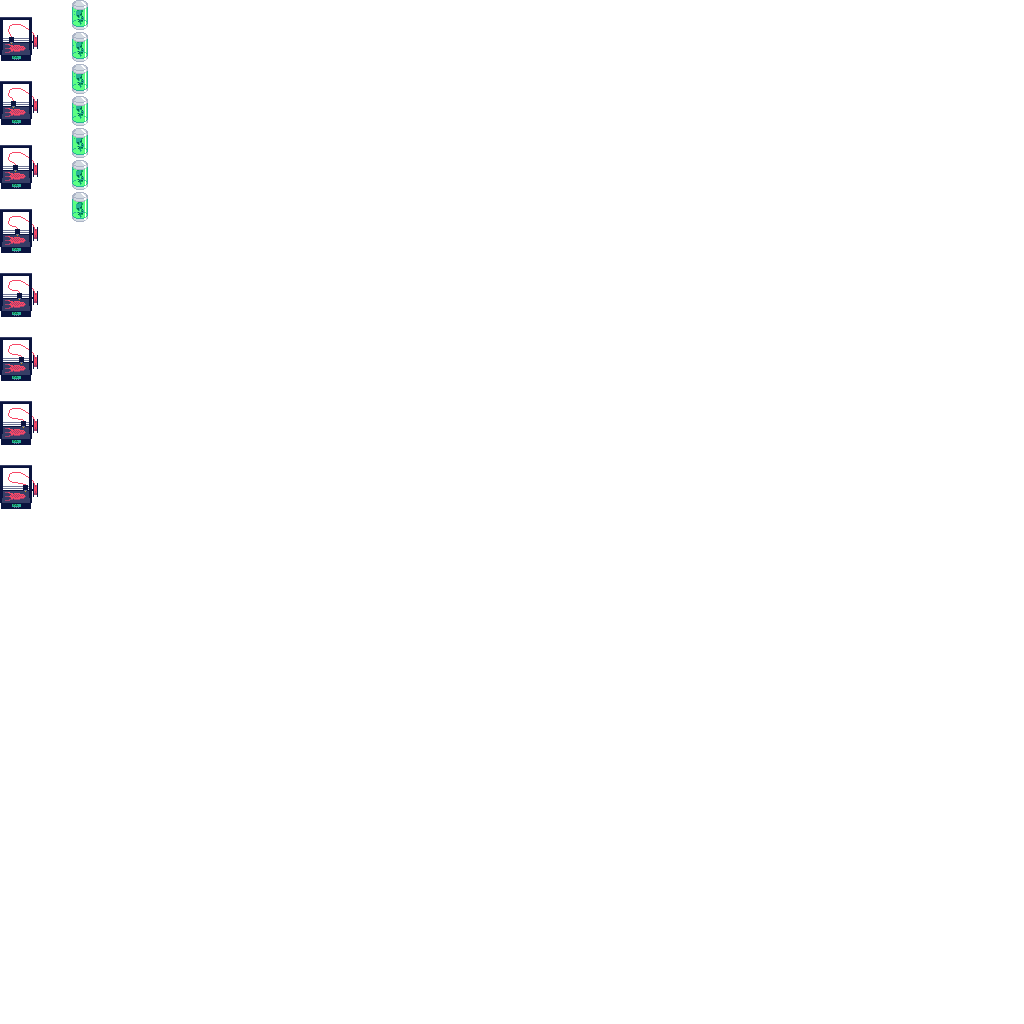
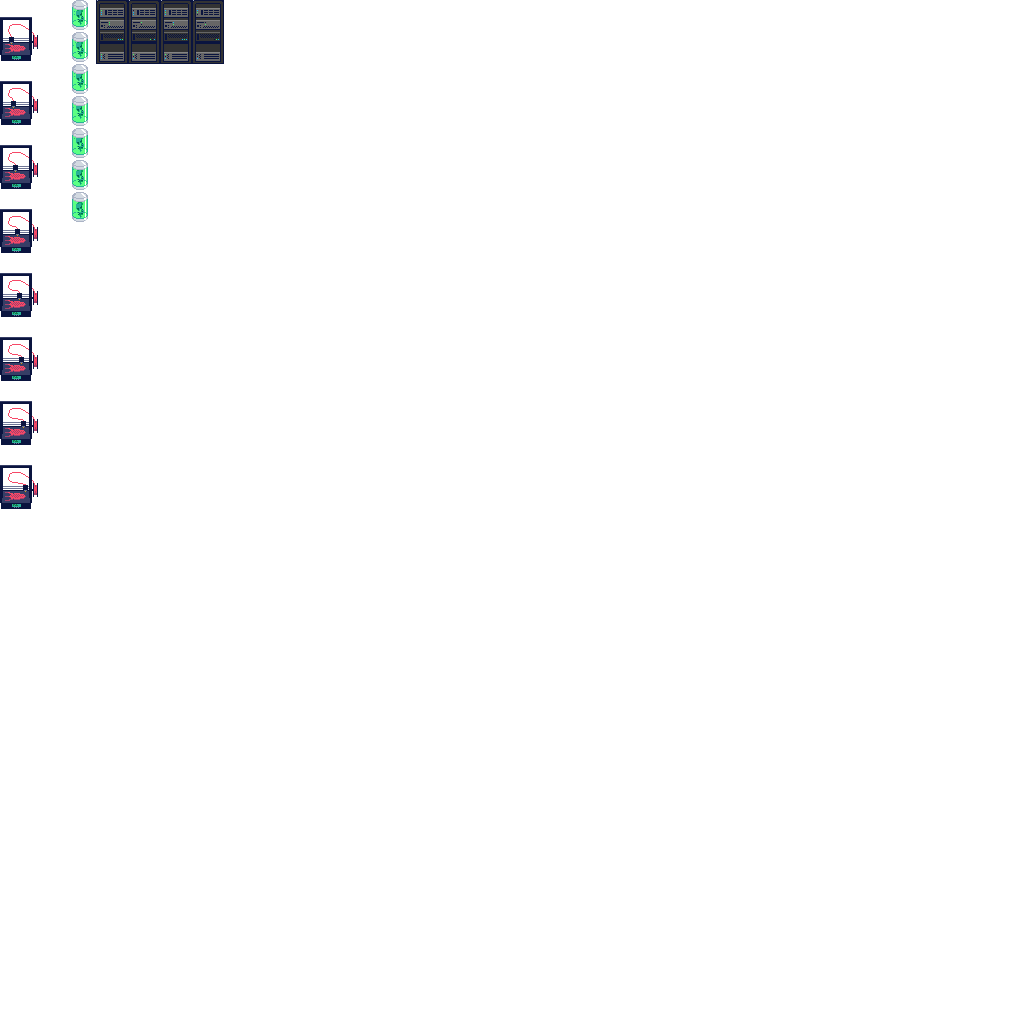
Layer changes from the first 1024 x 1024 image to the second:
removed layer "Copy of alien baby (frame5)" over (96, 0, 224, 64)
added group "server rack" with 4 layers above "alien baby" over (96, 0, 224, 64)
added layer "server rack (frame3)" in group "server rack" over (96, 0, 224, 64)
added layer "server rack (frame2)" in group "server rack" over (96, 0, 224, 64)
added layer "server rack (frame1)" in group "server rack" over (96, 0, 224, 64)
added layer "server rack (frame0)" in group "server rack" over (96, 0, 224, 64)
added group "alien baby" with 7 layers above "3d printer" over (96, 0, 224, 64)
added layer "alien baby (frame6)" in group "alien baby" over (96, 0, 224, 64)
moved "alien baby (frame5)" into group "alien baby" over (96, 0, 224, 64)
moved "alien baby (frame4)" into group "alien baby" over (96, 0, 224, 64)
moved "alien baby (frame3)" into group "alien baby" over (96, 0, 224, 64)
moved "alien baby (frame2)" into group "alien baby" over (96, 0, 224, 64)
moved "alien baby (frame1)" into group "alien baby" over (96, 0, 224, 64)
moved "alien baby (frame0)" into group "alien baby" over (96, 0, 224, 64)
added group "3d printer" with 8 layers over (96, 0, 224, 64)
moved "3d printer (frame1)" into group "3d printer" over (96, 0, 224, 64)
moved "3d printer (frame0)" into group "3d printer" over (96, 0, 224, 64)
